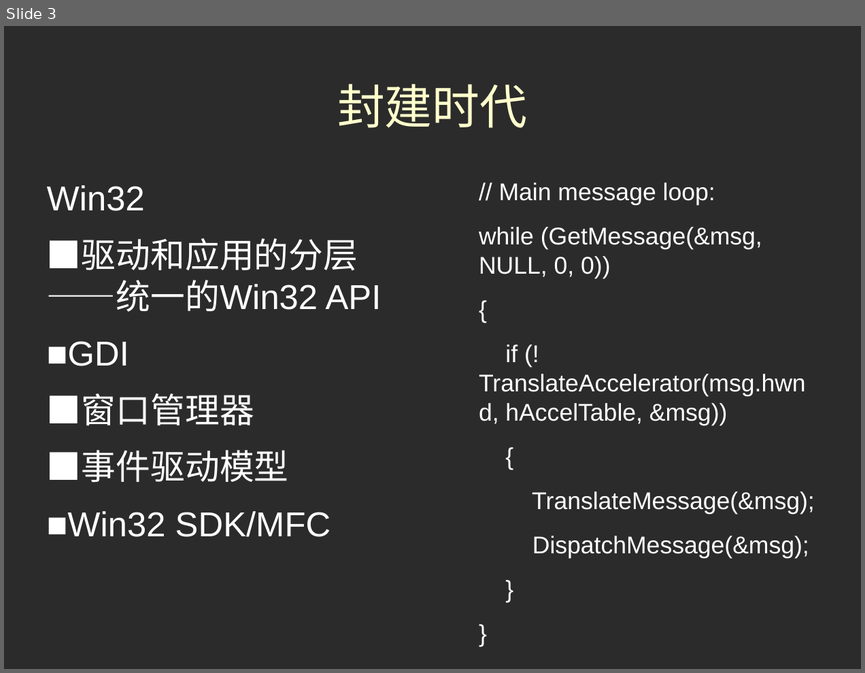
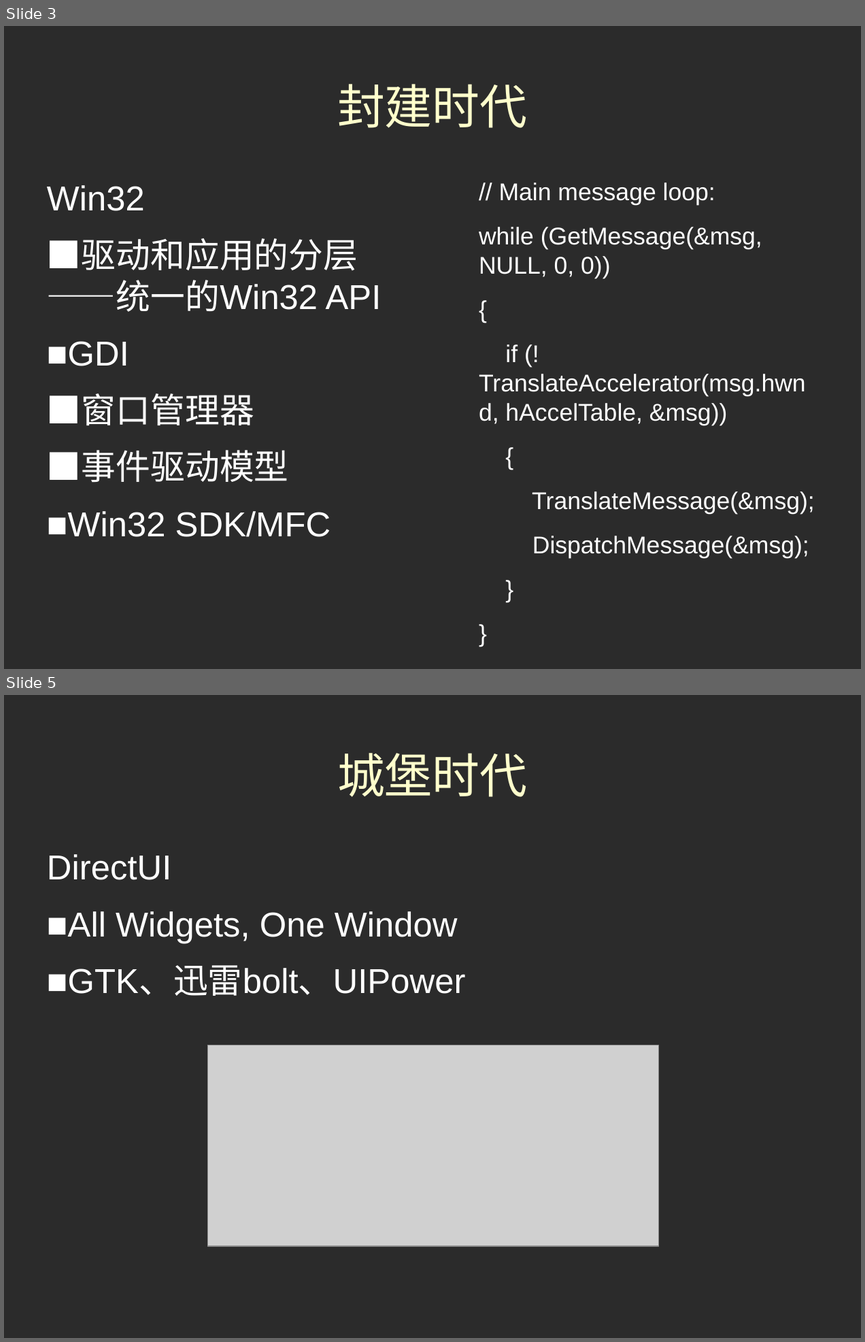
Before and after one commit to antkillerfarm/antkillerfarm_crazy, a slide deck: doc/GUI.odp. Shown one above the other, each under a label of ours: slide 3 before the commit, slides 3 and 5 after it; the slides between them are not shown. The pictures are 865x673 and 865x1342 pixels, drawn with LibreOffice and Linux fonts; fonts in the diff are those of the drawing; grey boxes stand for pictures; background and template pictures are left out; a plain dark background stands for a picture behind light text. Boxes give left, top, right and bottom in pixels: in the first picture for what was removed or moved away, otherwise in the second. Text is boxed around its words. In the diff, an @@ line names an element or a change of style, - is before the commit and + after.

```diff
--- a/doc/GUI.odp
+++ b/doc/GUI.odp
@@ slide 5 added at <box>4,695,861,1338</box>, background picture (left out) @@
@@ title added at <box>337,753,527,797</box>, 44 pt, text #FFFFCC @@
+城堡时代
@@ text added at <box>47,854,465,996</box>, 32 pt, text #FFFFFF @@
+DirectUI
+■All Widgets, One Window
+■GTK、迅雷bolt、UIPower
@@ picture added at <box>208,1045,659,1246</box> @@
```
Also in this commit, not shown: 1 slide changed, 5 other slides added, 1 slide removed.
